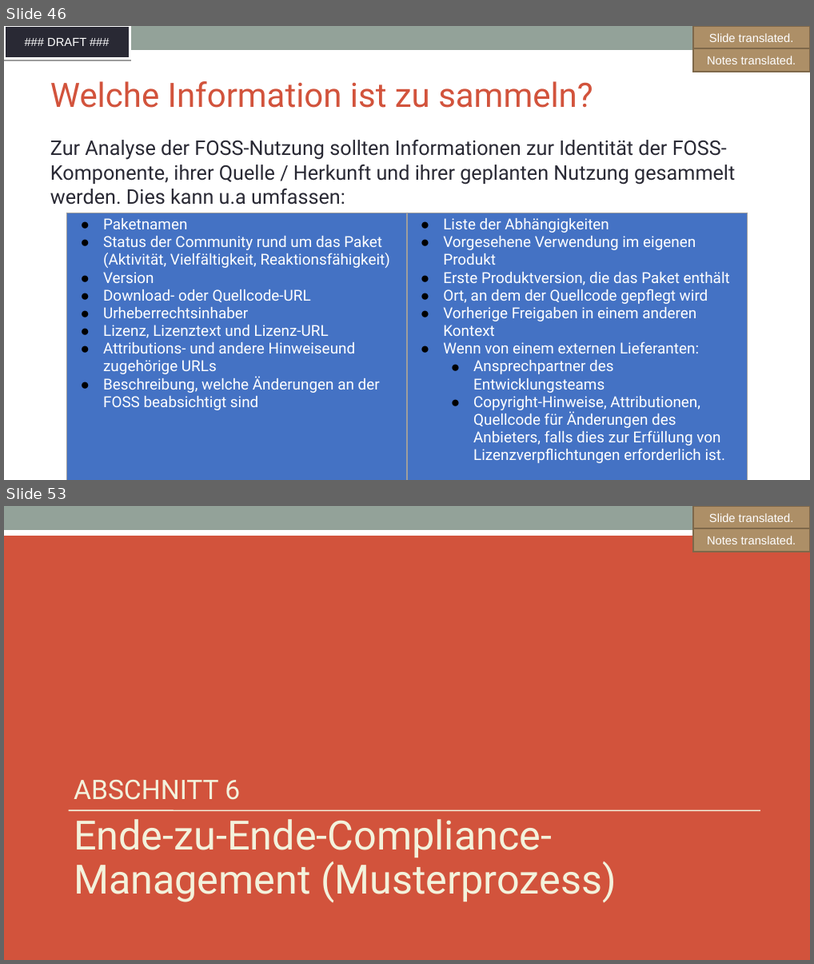
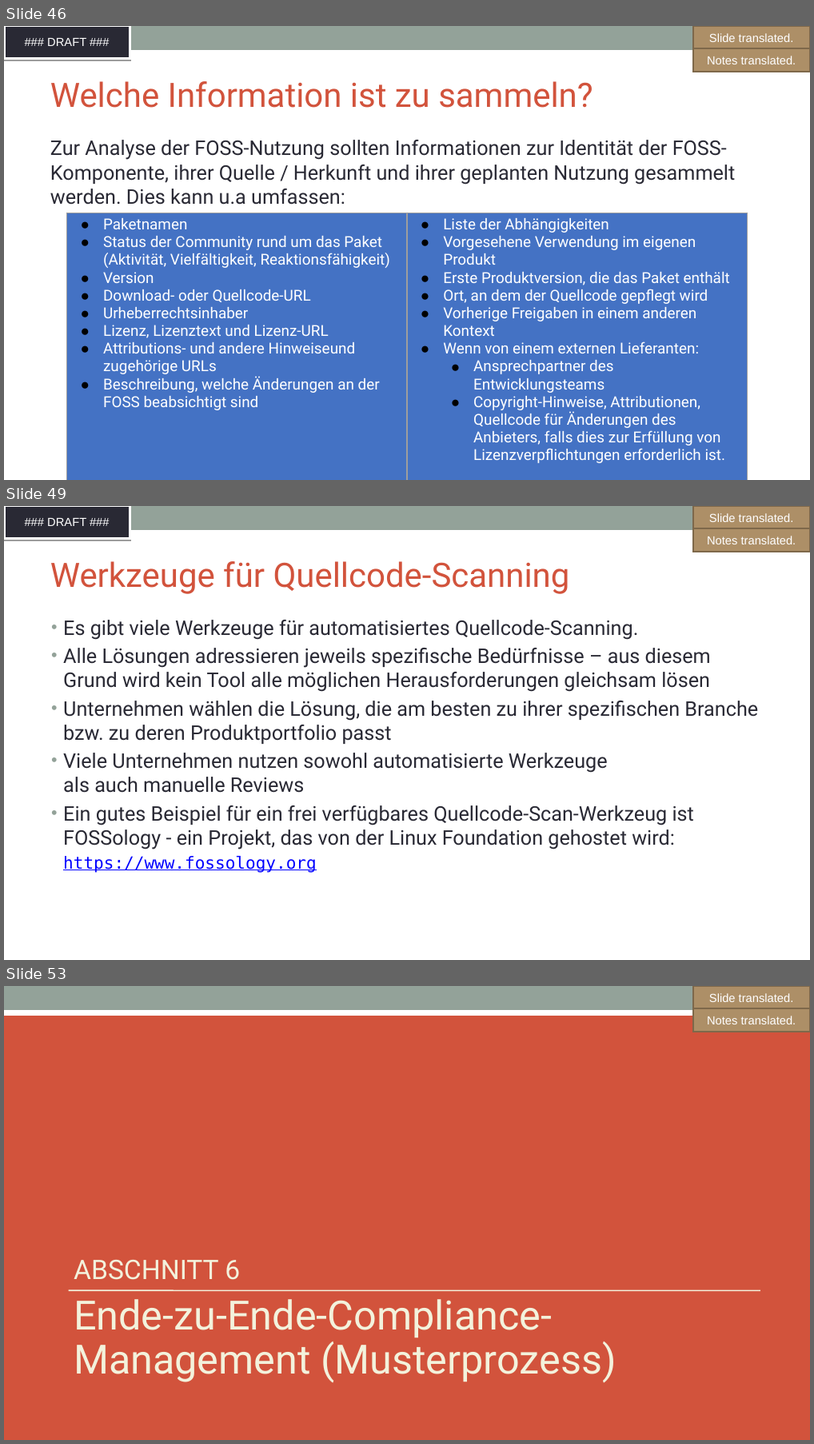
Before and after one commit to SThanheiser/curriculum, a slide deck: translation-DE/slides/DFT_openchain-curriculum-for-1-1_GER.odp. Shown one above the other, each under a label of ours: slides 46 and 53 before the commit, slides 46, 49 and 53 after it; the slides between them are not shown. The pictures are 814x964 and 814x1444 pixels, drawn with LibreOffice and Linux fonts; fonts in the diff are those of the drawing; background and template pictures are left out. Boxes give left, top, right and bottom in pixels: in the first picture for what was removed or moved away, otherwise in the second. Text is boxed around its words. In the diff, an @@ line names an element or a change of style, - is before the commit and + after.

```diff
--- a/translation-DE/slides/DFT_openchain-curriculum-for-1-1_GER.odp
+++ b/translation-DE/slides/DFT_openchain-curriculum-for-1-1_GER.odp
@@ slide 49 added at bbox=[4, 506, 810, 960], background #FFFFFF; not listed: 2 template elements that a slide beside it also shows @@
@@ freeform shape added at bbox=[694, 506, 810, 529], fill #AD8F67, outline #7E684A 2.01 pt, 14 pt, text #FFFFFF @@
+Slide translated.
@@ freeform shape added at bbox=[694, 528, 810, 552], fill #AD8F67, outline #7E684A 2.01 pt, 14 pt, text #FFFFFF @@
+Notes translated.
@@ title added at bbox=[50, 561, 570, 594], 40 pt, text #D2533C @@
+Werkzeuge für Quellcode-Scanning
@@ text added at bbox=[63, 620, 758, 872], 24 pt, text #292934 @@
+• Es gibt viele Werkzeuge für automatisiertes Quellcode-Scanning.
+• Alle Lösungen adressieren jeweils spezifische Bedürfnisse – aus diesem Grund wird kein Tool alle möglichen Herausforderungen gleichsam lösen
+• Unternehmen wählen die Lösung, die am besten zu ihrer spezifischen Branche bzw. zu deren Produktportfolio passt
+• Viele Unternehmen nutzen sowohl automatisierte Werkzeuge
+  als auch manuelle Reviews
+• Ein gutes Beispiel für ein frei verfügbares Quellcode-Scan-Werkzeug ist FOSSology - ein Projekt, das von der Linux Foundation gehostet wird:
+  https://www.fossology.org
```
Also in this commit, not shown: 2 slides changed, 5 other slides added, 6 slides removed, 1 other file.
